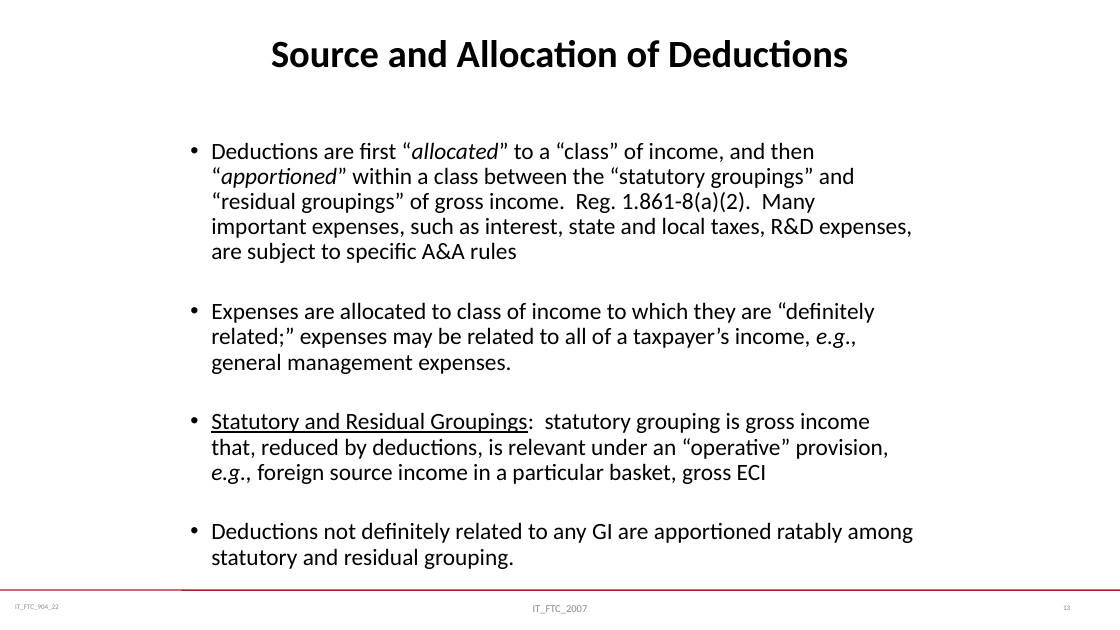
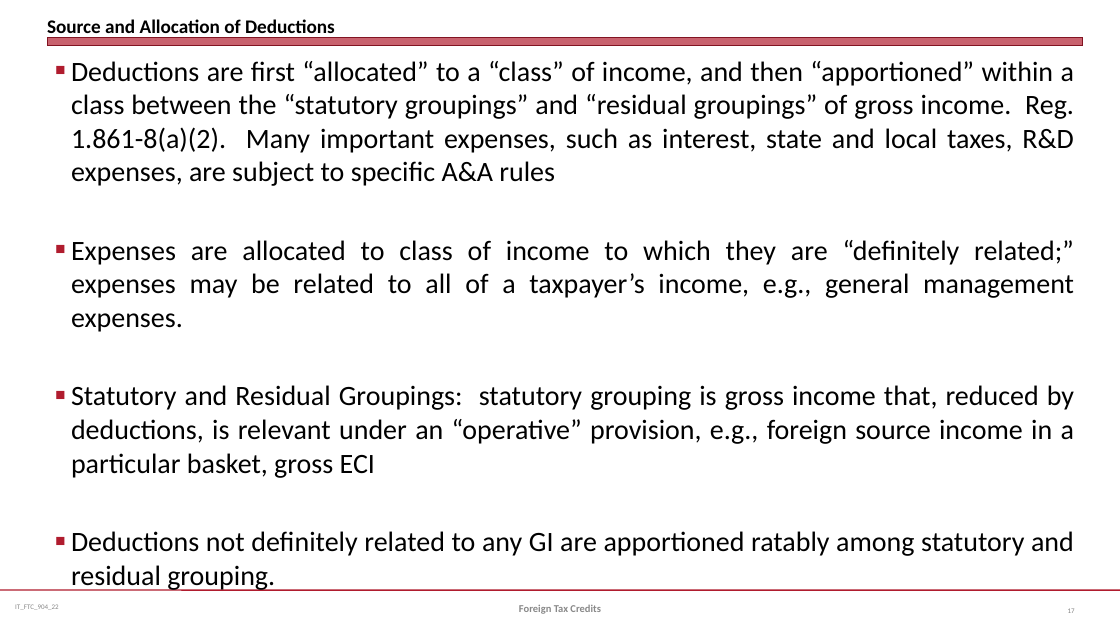
Before and after one commit to jmc877/International-Tax, a slide deck: slide 17 of slides/IT_FTC_904_22.pptx (slide 13 before the commit). Drawn at 1120x630 pixels with LibreOffice and Linux fonts; fonts in the diff are those of the drawing. Boxes give left, top, right and bottom in pixels: in the first picture for what was removed or moved away, otherwise in the second. Text is boxed around its words. In the diff, an @@ line names an element or a change of style, - is before the commit and + after.

```diff
--- a/slides/IT_FTC_904_22.pptx
+++ b/slides/IT_FTC_904_22.pptx
@@ title "Source and Allocation of Deductions": place and size @@
-title "Source and Allocation of Deductions" at (271, 40, 848, 68)
+title "Source and Allocation of Deductions" at (47, 19, 335, 38)
@@ title "Source and Allocation of Deductions" at (47, 19, 335, 38): size 33 to 16.5 pt; alignment centre to left; vertical alignment top to bottom @@
@@ text "Deductions are first “allocated” to ...": place and size @@
-text "Deductions are first “allocated” to ..." at (211, 142, 913, 569)
+text "Deductions are first “allocated” to ..." at (71, 61, 1074, 591)
@@ text "Deductions are first “allocated” to ..." at (71, 61, 1074, 591): size 20 to 24 pt; italic off in "“allocated” “apportioned”", "e.g.,", "e.g.,"; underline off in "Statutory and Residual Groupings:"; alignment left to justified; bullet • to ■; line spacing 0.9 to 1 @@
@@ rectangle added at (47, 38, 1083, 46), fill #B01C2E at 69% opacity, outline #821522 0 pt @@
@@ text at (519, 605, 601, 614): text changed; bold on @@
-IT_FTC_2007
+Foreign Tax Credits
@@ page number removed at (1063, 605, 1070, 610) @@
-13
@@ page number added at (1068, 608, 1075, 613), 6 pt, text #808080 @@
+17
```
Also in this commit, not shown: 8 other slides changed, 5 slides added, 1 slide removed, 4 other files.
